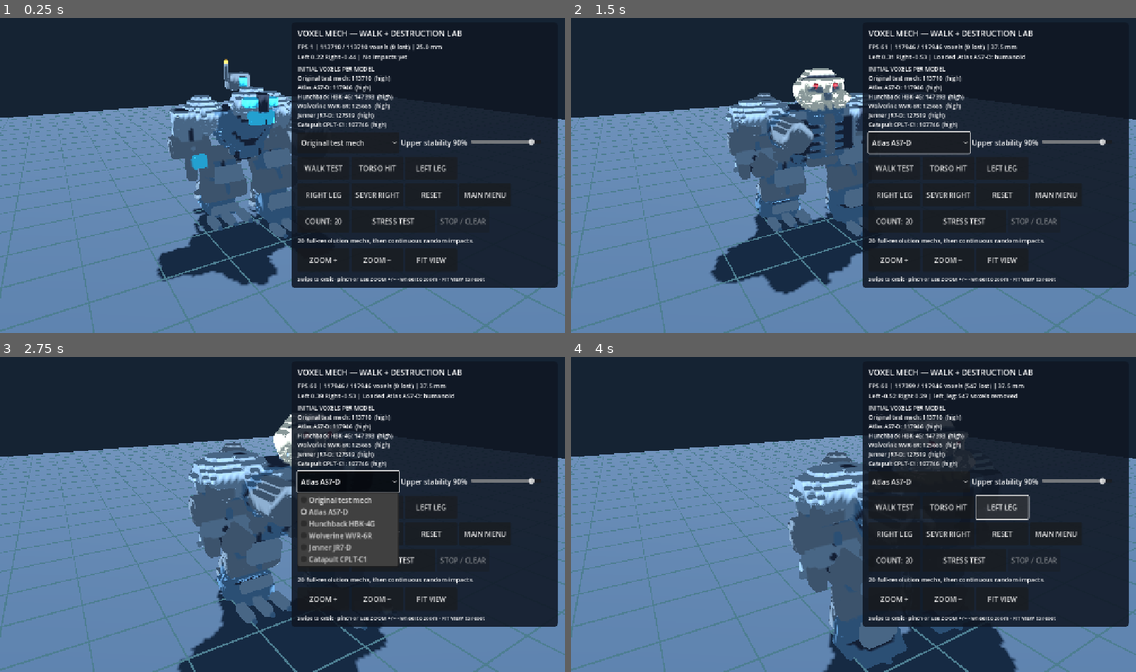
Above: before the commit, frames 1-4 (two rows, left to right).
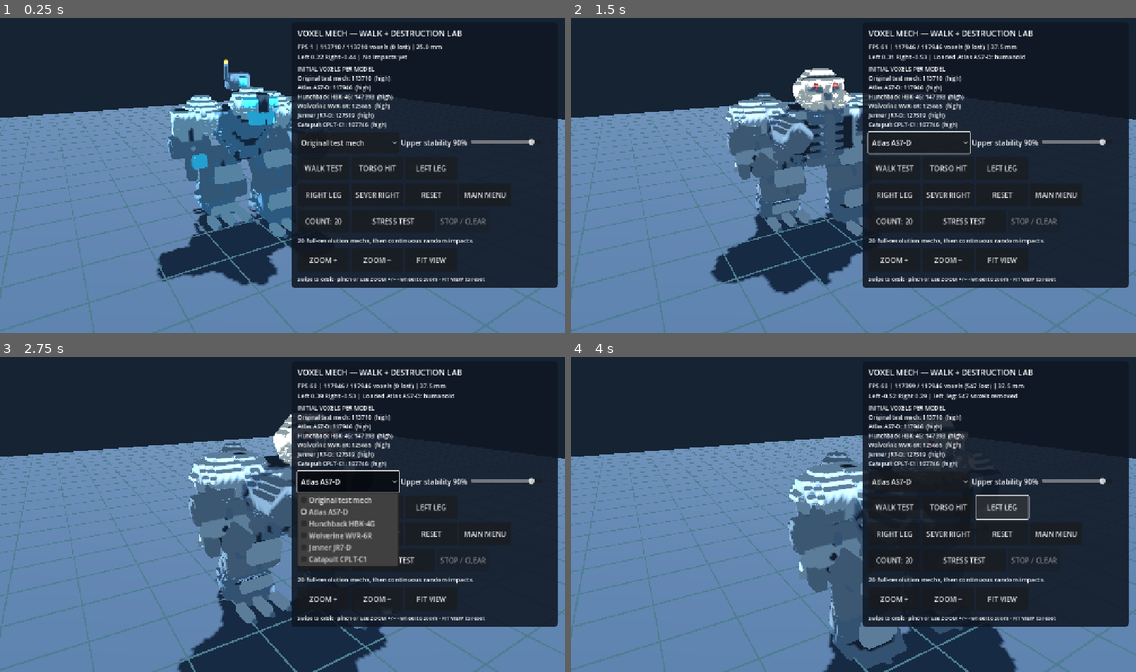
Above: after the commit, the same moments.

Repository: drag0nblad3/BtechMobile
Game: Godot game, scene res://scenes/voxel_mech_lab.tscn
Same seed, same stepped clock (60 frames per second), same inputs: the game is played once before the commit and once after it. This scene is started directly instead of the project's main scene.
Inputs:
- Up to frame 1 (0.25 s): no input
- Up to frame 2 (1.5 s): click "Original test mech" at 0.5 s; click "WALK TEST" at 1.25 s
- Up to frame 3 (2.75 s): click "Atlas AS7-D" at 2 s
- Up to frame 4 (4 s): click "TORSO HIT" at 2.75 s; click "LEFT LEG" at 3.5 s

The runs differ from the first frame. In frame 1, 2.8% of the frame differs, in the area x 29-52%, y 18-70%; in frame 2, 0.5%; in frame 3, 0.6%; in frame 4, 0.8%.

Commit message:
Apply per-model visual finish through smoothed voxels while preserving damage material IDs

Diff:
--- a/src/view/units/voxel_mech_rig.gd
+++ b/src/view/units/voxel_mech_rig.gd
@@ -128,5 +128,6 @@
 	part.detail_style = str(profile.get("shape", ""))
 	part.mesh_enabled = meshes
 	part.surface_mode = "nets" if meshes else "cube"
+	part.visual_palette = VoxelSilhouetteV3.palette(str(profile.get("shape", "prototype")))
 	parent.add_child(part)
 	return part
